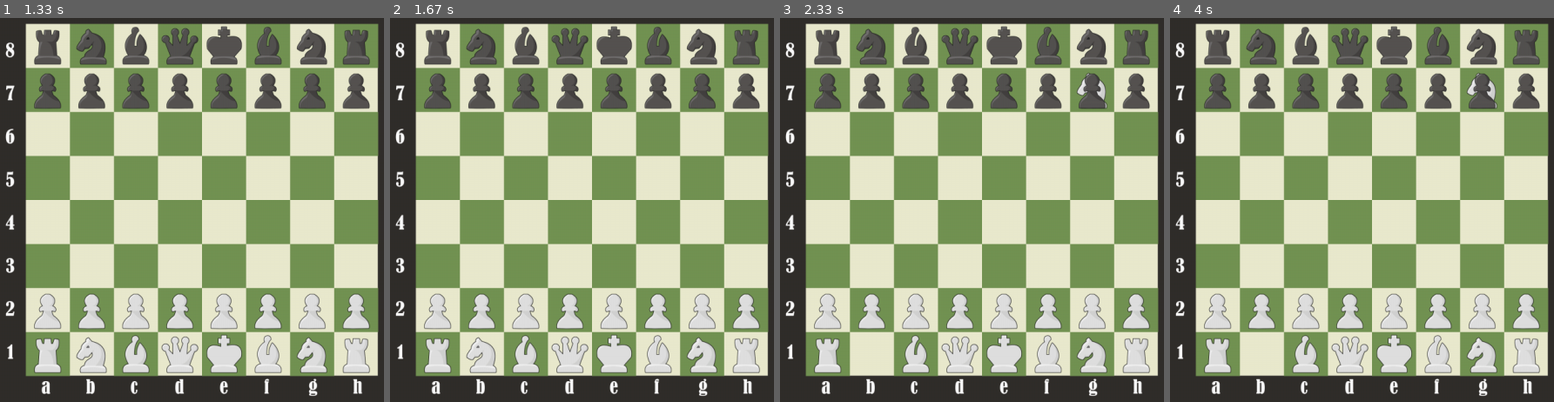
Above: before the commit, frames 1-4 (left to right).
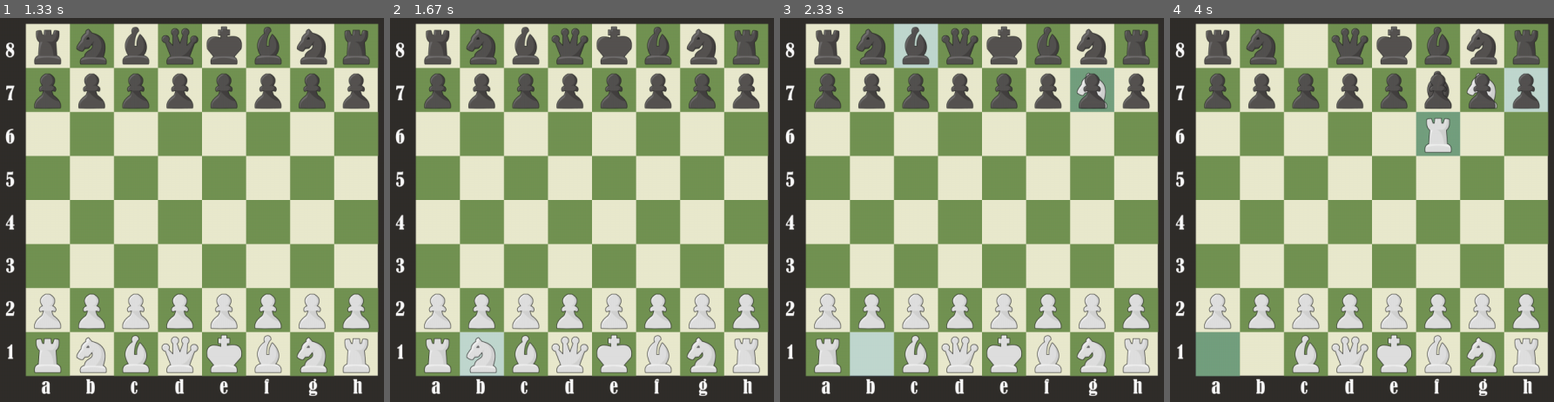
Above: after the commit, the same moments.

Repository: JohnPullmann/ChessPygame
Game: pygame game, started from game.py
The game is run twice, just before and just after one commit, with the same random seed, the same clock (stepped at 60 frames per second) and the same inputs.
Inputs (mouse positions are in pixels of both pictures, inside the frame that each line leads up to):
- Up to frame 1 (1.33 s): press the mouse at (203, 198) at 0.37 s; move the mouse to (80, 167) at 0.47 s; release the mouse at (outside the picture) at 0.6 s; click (318, 44) at 0.72 s; click (outside the picture) at 1.05 s
- Up to frame 2 (1.67 s): click (459, 367) at 1.38 s
- Up to frame 3 (2.33 s): press the mouse at (849, 367) at 1.7 s; move the mouse to (968, 233) at 1.8 s; release the mouse at (1091, 102) at 1.93 s; click (922, 56) at 2.05 s
- Up to frame 4 (4 s): press the mouse at (1373, 198) at 2.37 s; move the mouse to (1411, 137) at 2.47 s; release the mouse at (1458, 71) at 2.6 s; click (1235, 355) at 2.72 s; press the mouse at (1373, 198) at 3.03 s; move the mouse to (1250, 213) at 3.13 s; release the mouse at (outside the picture) at 3.27 s; press the mouse at (1373, 198) at 3.37 s; move the mouse to (1408, 167) at 3.47 s; release the mouse at (1446, 137) at 3.6 s; click (1504, 83) at 3.72 s

Frame 1 is identical in both runs. In frame 2, 0.8% of the frame differs, in the area x 18-30%, y 81-93%; in frame 3, 2.9%; in frame 4, 4.1%, in the area x 6-99%, y 2-94%.

Commit message:
Add movement and turn features.
- Add player class
- Add switching turns
- Add highlighting square under holding piece.
- Add last turn highlighting
- Improved movement

Diff:
--- a/board.py
+++ b/board.py
@@ -28,9 +28,12 @@
     white_pieces = []
     black_pieces = []
     all_pieces =[]
+    holding_piece = None
     selected_piece = None
-    player1_name = "Player1" # name can be changed later
-    player2_name = "Player2" # name can be changed later
+
+    player1 = None
+    player2 = None
+    player_on_turn = None
 
     position_of_board: tuple = (0, 0)
     size_of_board: int = 0
@@ -44,7 +47,11 @@
 
     selected_square_image = None  # image loaded later
     selected_square_image_original_size = None  # image loaded later
+    holding_over_square_image = None  # image loaded later
+    holding_over_square_image_original_size = None  # image loaded later
     mouse_on_square = [(),()] # [board_pos, board_pos_coords]
+
+    last_turn = [(),()] # [start_board_pos, end_board_pos]
 
     def __init__(self):
 
@@ -92,6 +99,16 @@
 
         #print(f"Board: {self.board}")
 
+        Board.player1 = Player("Player1", "white") # player options can be changed later
+        Board.player2 = Player("Player2", "black") # player options can be changed later
+        if Board.player1.color == "white":
+            Board.player_on_turn = Board.player1
+        elif Board.player2.color == "white":
+            Board.player_on_turn = Board.player2
+        else:
+            print("Problem! Neither player is white!")
+
+
     def resize_window_reset_pos(self):
         WIDTH, HEIGHT = pygame.display.get_window_size()
         Board.position_of_board = (WIDTH*0.5-(HEIGHT*0.8*0.5), HEIGHT*0.1)
@@ -103,6 +120,25 @@
 
         self.rec.update(*Board.position_of_board, Board.size_of_board, Board.size_of_board)
 
+    def select_piece(self, mouse_x: float, mouse_y: float) -> None:
+        mouse_board_pos = coords_to_board_pos((mouse_x, mouse_y))
+        if mouse_board_pos != -1:
+            selected_piece = self.board[mouse_board_pos[0]][mouse_board_pos[1]]
+            if selected_piece != None:
+                #print(selected_piece, self.player_on_turn)
+                if selected_piece.color == self.player_on_turn.color:
+                    selected_piece.selected = True
+                    Board.holding_piece = selected_piece
+                    Board.selected_piece = selected_piece
+                else:
+                    Board.selected_piece = None
+                    Board.holding_piece = None
+        else:
+            Board.selected_piece = None
+            Board.holding_piece = None
+
+
+
 
 class Piece(Board):
     def __init__(self, color: str, board_pos: tuple, selected: bool = False):
@@ -129,8 +165,27 @@
         self.size = Board.size_of_board/8
         self.rec.update(*self.coords, self.size, self.size)
 
-    def move(self) -> bool:
-        return True
+    def move(self, dest_board_pos) -> bool:
+        if self.board_pos != dest_board_pos:
+            if Board.player_on_turn.color == self.color:
+                print(f"MOVEMENT, {Board.player_on_turn.name}\nFROM: {self.board_pos}  TO: {dest_board_pos}\n")
+
+                if Board.player_on_turn == Board.player1:
+                    Board.player_on_turn = Board.player2
+                elif Board.player_on_turn == Board.player2:
+                    Board.player_on_turn = Board.player1
+                else:
+                    print("Problem!!!, Program didn't switch players!")
+                print(f"Switched players, player on move: {Board.player_on_turn.name}")
+                Board.last_turn = [self.board_pos, dest_board_pos]
+
+                return True
+
+            else:
+                print(f"You tried to move piece of different color, \nYour color: {Board.player_on_turn.color}, Piece color: {self.color}")
+        else:
+            print(f"Same board pos, not moved \nFROM: {self.board_pos}  TO: {dest_board_pos}\n")
+        return False
 
     def __repr__(self):
         return f"{self.__class__.__name__}({self.color}, {self.board_pos})"
@@ -143,8 +198,8 @@
         #print(f"{self.color} Pawn{self.board_pos[1]} position: {self.coords}")
         #print(f"{self.color} Pawn{self.board_pos[1]} size: {self.size}\n")
 
-    def move(self) -> bool:
-        return True
+    #def move(self) -> bool:
+    #    return True
 
 
 class Knight(Piece):
@@ -183,3 +238,9 @@
     def __init__(self, color: str, board_pos: tuple, selected: bool = False):
         super().__init__(color, board_pos, selected)
         self.type = "Queen"
+
+
+class Player(Board):
+    def __init__(self, name: str, color: str):
+        self.name = name
+        self.color = color
--- a/game.py
+++ b/game.py
@@ -1,6 +1,6 @@
 import pygame
 import os
-from board import Board, Piece, Pawn, Knight, Bishop, Rook, Queen, King
+from board import Board, Piece, Pawn, Knight, Bishop, Rook, Queen, King, Player
 from board import board_pos_to_coords, coords_to_board_pos
 
 pygame.init()
@@ -31,15 +31,26 @@
     WINDOW.blit(Board.board_image, Board.position_of_board)
     WINDOW.blit(Board.identifiers_image, Board.position_of_identifiers)
 
+    if Board.last_turn[0] != () and Board.last_turn[1] != ():
+        start_turn_board_coords = board_pos_to_coords(Board.last_turn[0])
+        end_turn_board_coords = board_pos_to_coords(Board.last_turn[1])
+
+        WINDOW.blit(Board.selected_square_image, start_turn_board_coords)
+        WINDOW.blit(Board.selected_square_image, end_turn_board_coords)
+
     if Board.selected_piece != None:
+        selected_square_board_coords = board_pos_to_coords(Board.selected_piece.board_pos)
+        WINDOW.blit(Board.selected_square_image, selected_square_board_coords)
+
+    if Board.holding_piece != None:
         mouse_on_square_board_pos, mouse_on_square_board_coords = Board.mouse_on_square
-        if mouse_on_square_board_pos != -1 and mouse_on_square_board_coords != -1:
-            WINDOW.blit(Board.selected_square_image, mouse_on_square_board_coords)
+        if mouse_on_square_board_coords != -1:
+            WINDOW.blit(Board.holding_over_square_image, mouse_on_square_board_coords)
 
     for p in Board.all_pieces:
         WINDOW.blit(p.image, p.coords)
-    if Board.selected_piece != None:
-        WINDOW.blit(Board.selected_piece.image, Board.selected_piece.coords)
+    if Board.holding_piece != None:
+        WINDOW.blit(Board.holding_piece.image, Board.holding_piece.coords)
 
 
 
@@ -51,6 +62,7 @@
     Board.identifiers_image_original_size = pygame.image.load(os.path.join("images/PNG/", "identifiers.png"))
 
     Board.selected_square_image_original_size = pygame.image.load(os.path.join("images/PNG/", "selected_square.png"))
+    Board.holding_over_square_image_original_size = pygame.image.load(os.path.join("images/PNG/", "holding_over_square.png"))
 
     for p in Board.all_pieces:
         #print(f"Loading: {p.color}_{p.type.lower()}.png")
@@ -64,6 +76,7 @@
     Board.identifiers_image = pygame.transform.smoothscale(Board.identifiers_image_original_size, (Board.size_of_identifiers, Board.size_of_identifiers))
 
     Board.selected_square_image = pygame.transform.smoothscale(Board.selected_square_image_original_size, (Board.size_of_board/8, Board.size_of_board/8))
+    Board.holding_over_square_image = pygame.transform.smoothscale(Board.holding_over_square_image_original_size, (Board.size_of_board/8, Board.size_of_board/8))
 
     for p in Board.all_pieces:
         p.image = pygame.transform.smoothscale(p.image_original_size, (p.size, p.size))
@@ -78,64 +91,49 @@
     transform_images()
 
 
-def select_piece(mouse_x: float, mouse_y: float, board: Board) -> None:
-
-    mouse_board_pos = coords_to_board_pos((mouse_x, mouse_y))
-    if mouse_board_pos != -1:
-        selected_piece = board.board[mouse_board_pos[0]][mouse_board_pos[1]]
-        print(selected_piece)
-    else:
-        selected_piece = None
-
-    if selected_piece != None:
-        selected_piece.selected = True
-        Board.selected_piece = selected_piece
-        #print(f"Coords: {(mouse_x, mouse_y)}\nBoard position: {mouse_board_pos}\nSelected piece: {selected_piece}")
-
-
-def selected_piece_move_floating(mouse_x: float, mouse_y: float) -> None:
-    if Board.selected_piece != None:
+def holding_piece_move(mouse_x: float, mouse_y: float) -> None:
+    if Board.holding_piece != None:
         x = mouse_x
         y = mouse_y
         x = x if x > Board.position_of_board[0] else Board.position_of_board[0]
         x = x if x < Board.position_of_board[0]+Board.size_of_board else Board.position_of_board[0]+Board.size_of_board
         y = y if y > Board.position_of_board[1] else Board.position_of_board[1]
         y = y if y < Board.position_of_board[1]+Board.size_of_board else Board.position_of_board[1]+Board.size_of_board
-
-        sel_piece_size = Board.selected_piece.size
-        Board.selected_piece.coords = (x-(sel_piece_size/2), y-(sel_piece_size/2))
+        holding_piece_size = Board.holding_piece.size
+        x -= holding_piece_size/2
+        y -= holding_piece_size/2
+
+        Board.holding_piece.coords = (x, y)
 
 
 def selected_piece_drop(mouse_x: float, mouse_y: float, board: Board) -> None:
     if Board.selected_piece != None:
-        sel_piece_board_pos = coords_to_board_pos((mouse_x, mouse_y))
-        if sel_piece_board_pos != -1:
-            sel_piece_pos = board_pos_to_coords(sel_piece_board_pos)
-
-            if Board.selected_piece.move():
-                print(f"Piece drop position: {sel_piece_board_pos}")
+        new_board_pos = coords_to_board_pos((mouse_x, mouse_y))
+        if new_board_pos != -1:
+            new_piece_pos = board_pos_to_coords(new_board_pos)
+            if Board.selected_piece.move(new_board_pos):
+                #print(f"Piece drop position: {sel_piece_board_pos}")
                 board.board[Board.selected_piece.board_pos[0]][Board.selected_piece.board_pos[1]] = None
-                board.board[sel_piece_board_pos[0]][sel_piece_board_pos[1]] = Board.selected_piece
-
-
-
-                Board.selected_piece.coords = sel_piece_pos
-                Board.selected_piece.board_pos = sel_piece_board_pos
+                board.board[new_board_pos[0]][new_board_pos[1]] = Board.selected_piece
+
+                Board.selected_piece.coords = new_piece_pos
+                Board.selected_piece.board_pos = new_board_pos
+                Board.holding_piece = None
                 Board.selected_piece = None
             else:
                 print(f"Piece drop to its old position")
                 Board.selected_piece.coords = board_pos_to_coords(Board.selected_piece.board_pos)
-                Board.selected_piece = None
+                Board.holding_piece = None
         else:
             print(f"Piece drop to its old position")
             Board.selected_piece.coords = board_pos_to_coords(Board.selected_piece.board_pos)
-            Board.selected_piece = None
-
-def select_square(mouse_x: float, mouse_y: float) -> None:
-    sel_board_pos = coords_to_board_pos((mouse_x, mouse_y))
-    if sel_board_pos != -1:
-        sel_board_coords = board_pos_to_coords(sel_board_pos)
-        Board.mouse_on_square = [sel_board_pos, sel_board_coords]
+            Board.holding_piece = None
+
+def mouse_on_square_select(mouse_x: float, mouse_y: float) -> None:
+    new_board_pos = coords_to_board_pos((mouse_x, mouse_y))
+    if new_board_pos != -1:
+        new_board_coords = board_pos_to_coords(new_board_pos)
+        Board.mouse_on_square = [new_board_pos, new_board_coords]
     else:
         Board.mouse_on_square = [-1, -1]
 
@@ -181,7 +179,8 @@
                 print("\nMouse down")
                 mouse_x, mouse_y = pygame.mouse.get_pos()
 
-                select_piece(mouse_x, mouse_y, board)
+                board.select_piece(mouse_x, mouse_y)
+                #select_piece(mouse_x, mouse_y, board)
 
 
             if event.type == pygame.MOUSEBUTTONUP:
@@ -194,8 +193,8 @@
             if event.type == pygame.MOUSEMOTION:
                 mouse_x, mouse_y = pygame.mouse.get_pos()
 
-                select_square(mouse_x, mouse_y)
-                selected_piece_move_floating(mouse_x, mouse_y)
+                mouse_on_square_select(mouse_x, mouse_y)
+                holding_piece_move(mouse_x, mouse_y)
 
         draw()
 
Binary file added: images/PNG/holding_over_square.png
Binary file changed: images/PNG/selected_square.png
